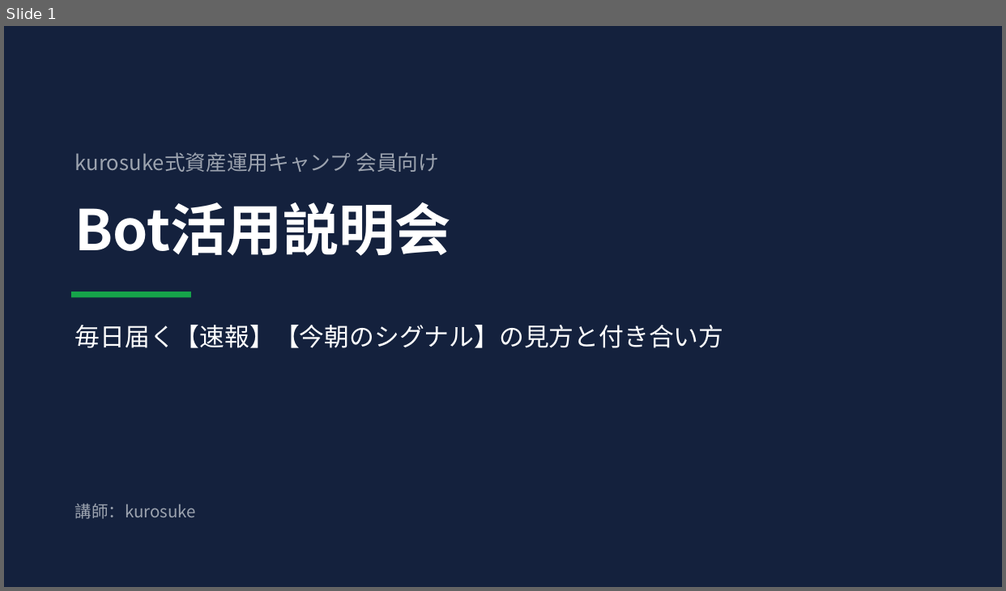
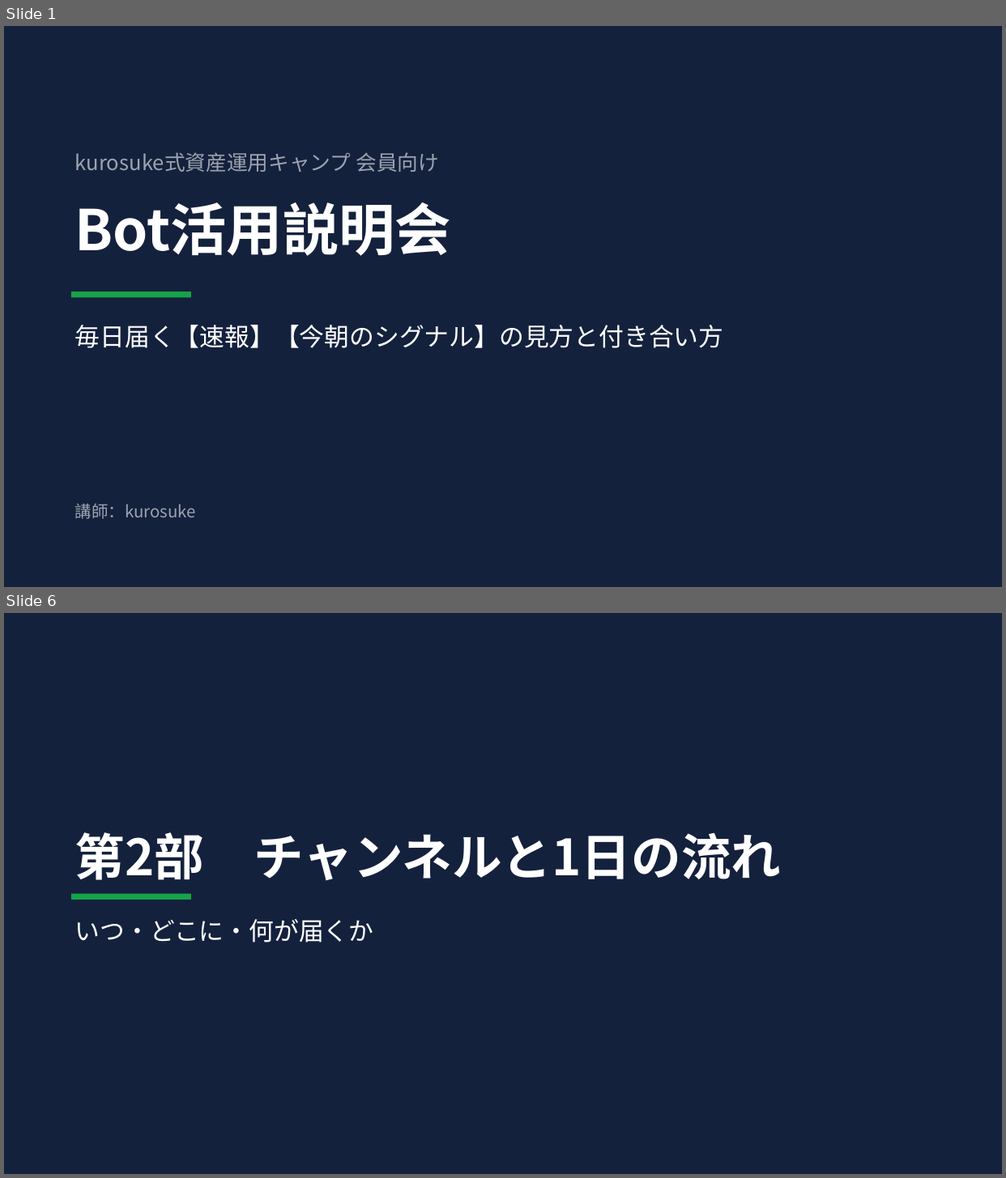
Before and after one commit to kurosuke26/Trading-Signal-Bot-Kurosuke, a slide deck: docs/camp_briefing/camp_briefing.pptx. Shown one above the other, each under a label of ours: slide 1 before the commit, slides 1 and 6 after it; the slides between them are not shown. The pictures are 1006x591 and 1006x1178 pixels, drawn with LibreOffice and Linux fonts; fonts in the diff are those of the drawing. Boxes give left, top, right and bottom in pixels: in the first picture for what was removed or moved away, otherwise in the second. Text is boxed around its words. In the diff, an @@ line names an element or a change of style, - is before the commit and + after.

```diff
--- a/docs/camp_briefing/camp_briefing.pptx
+++ b/docs/camp_briefing/camp_briefing.pptx
@@ slide 6 added at (4, 613, 1002, 1174), background #FFFFFF @@
@@ rectangle added at (4, 613, 1002, 1174), fill #14213D @@
@@ text added at (75, 833, 781, 881), 48 pt, text #FFFFFF, bold @@
+第2部 チャンネルと1日の流れ
@@ rectangle added at (71, 894, 191, 900), fill #16A34A @@
@@ text added at (75, 919, 374, 943), 24 pt, text #FFFFFF @@
+いつ・どこに・何が届くか
```
Also in this commit, not shown: 16 slides changed, 15 other slides added, 2 other files.
